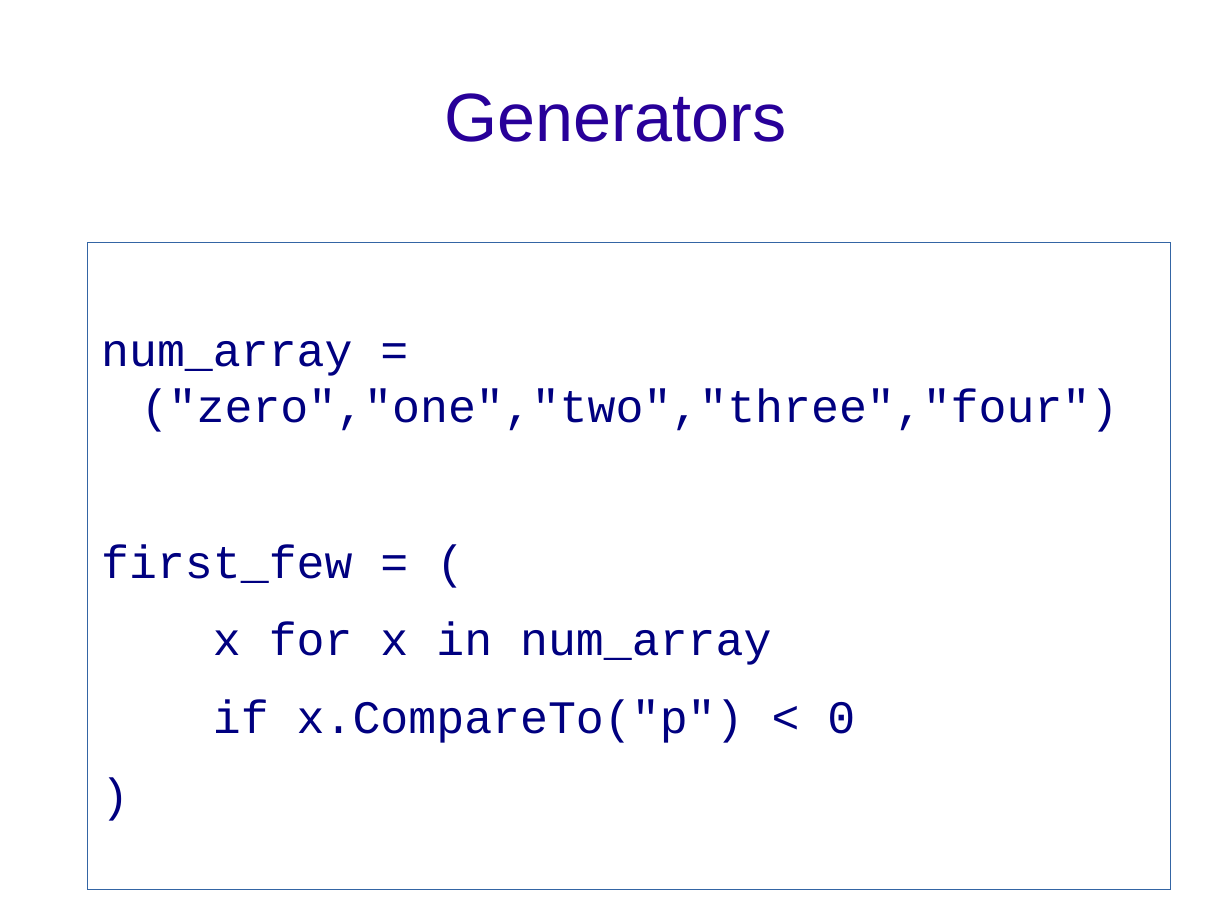
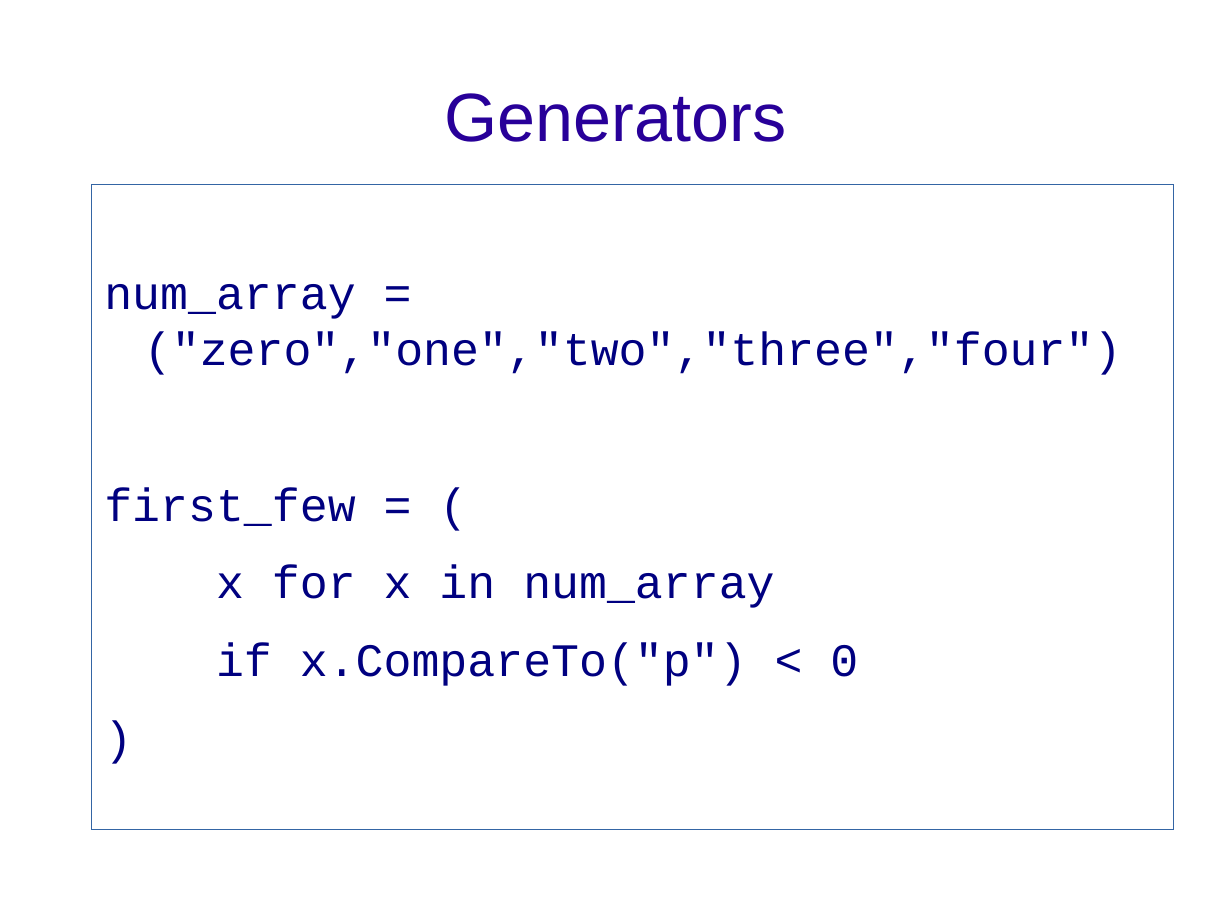
Before and after one commit to scottstephens/boo_talk, a slide deck: slide 18 of Boo.odp. Drawn at 1232x924 pixels with LibreOffice and Linux fonts; fonts in the diff are those of the drawing; background and template pictures are left out. Boxes give left, top, right and bottom in pixels: in the first picture for what was removed or moved away, otherwise in the second. Text is boxed around its words. In the diff, an @@ line names an element or a change of style, - is before the commit and + after.

```diff
--- a/Boo.odp
+++ b/Boo.odp
@@ text "num_array = ("zero","one","two","three","four")": place and size @@
-text "num_array = ("zero","one","two","three","four")" at [88, 243, 1171, 902]
+text "num_array = ("zero","one","two","three","four")" at [92, 186, 1174, 841]
```
Also in this commit, not shown: 3 other slides changed, 1 other file.
